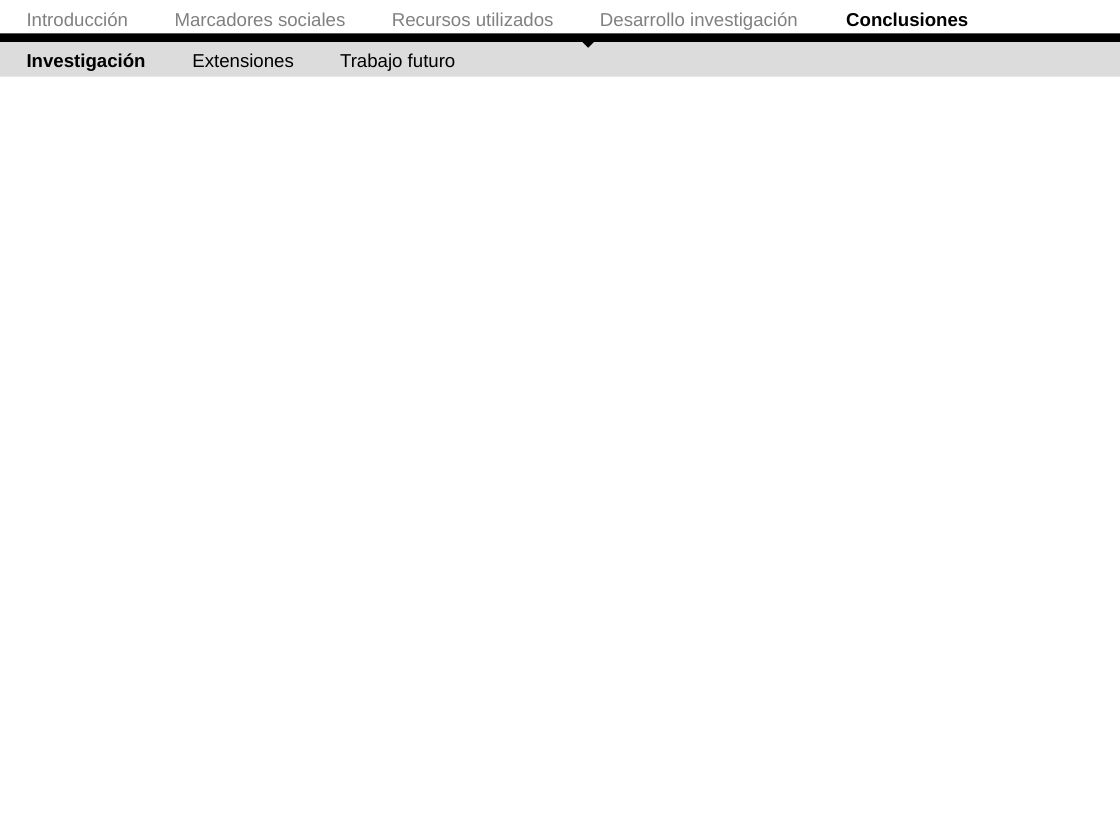
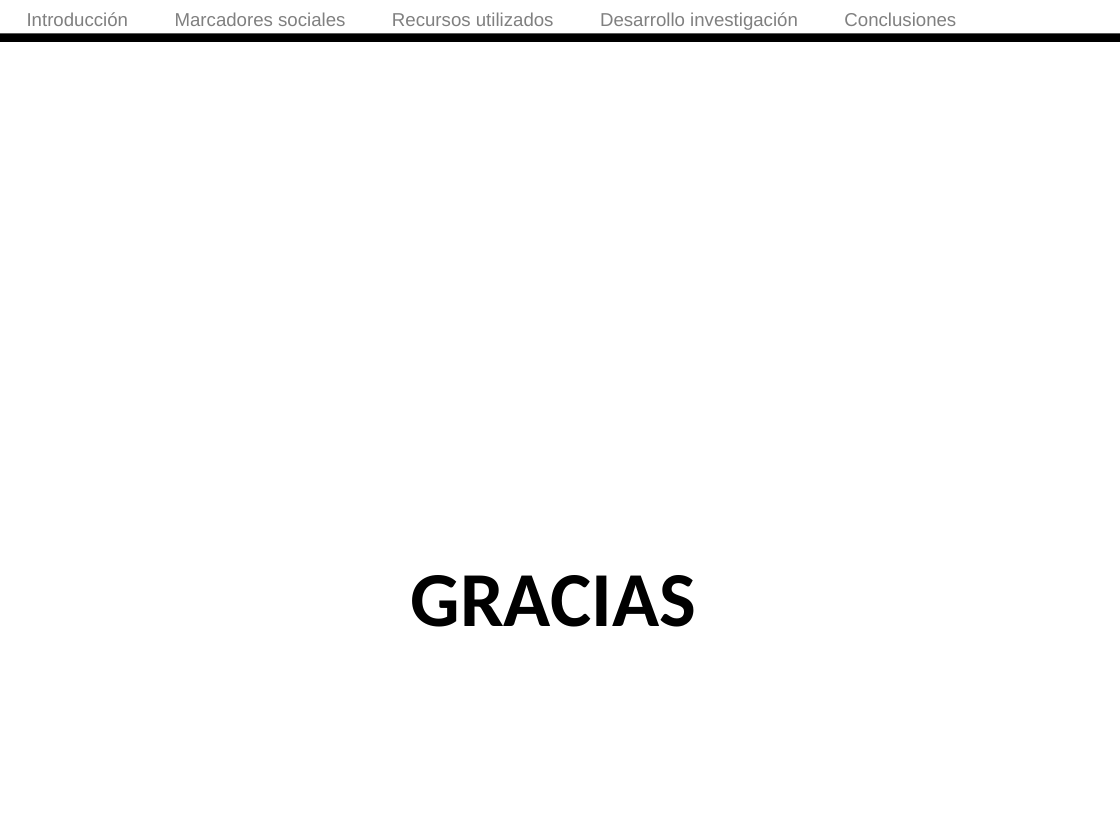
Before and after one commit to ak907kenai/nicotournetesis, a slide deck: slide 66 of docs_trunk/Nicolás Tourné - Presentación Tesis (v2).ppt (slide 61 before the commit). Drawn at 1120x840 pixels with LibreOffice and Linux fonts; fonts in the diff are those of the drawing. Boxes give left, top, right and bottom in pixels: in the first picture for what was removed or moved away, otherwise in the second. Text is boxed around its words. In the diff, an @@ line names an element or a change of style, - is before the commit and + after.

```diff
--- a/docs_trunk/Nicolás Tourné - Presentación Tesis (v2).ppt
+++ b/docs_trunk/Nicolás Tourné - Presentación Tesis (v2).ppt
@@ text "Introducción Marcadores sociales Recursos utilizados ..." at box(27, 12, 956, 30): text colour #000000 to #808080, bold off in "Conclusiones" @@
@@ right triangle removed at box(575, 23, 601, 49) @@
@@ rectangle removed at box(0, 41, 1120, 77) @@
@@ text removed at box(27, 53, 456, 71) @@
-Investigación Extensiones Trabajo futuro
@@ text added at box(411, 575, 696, 627), 50 pt, text #000000, bold @@
+GRACIAS
```
Also in this commit, not shown: 6 other slides changed, 3 slides added.
